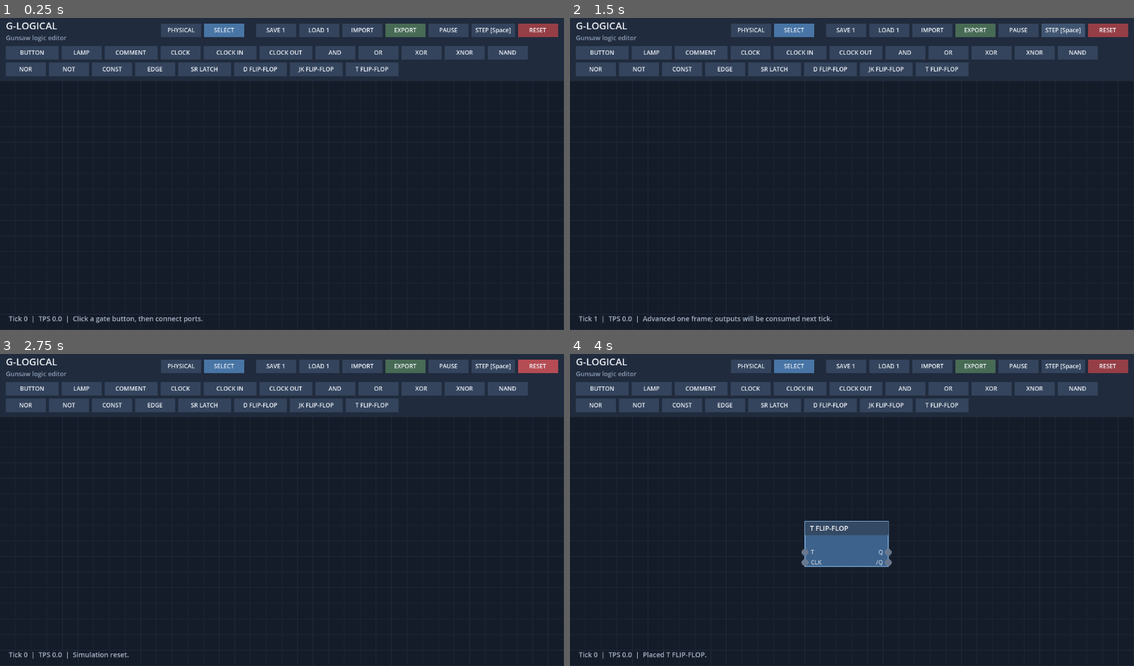
Above: before the commit, frames 1-4 (two rows, left to right).
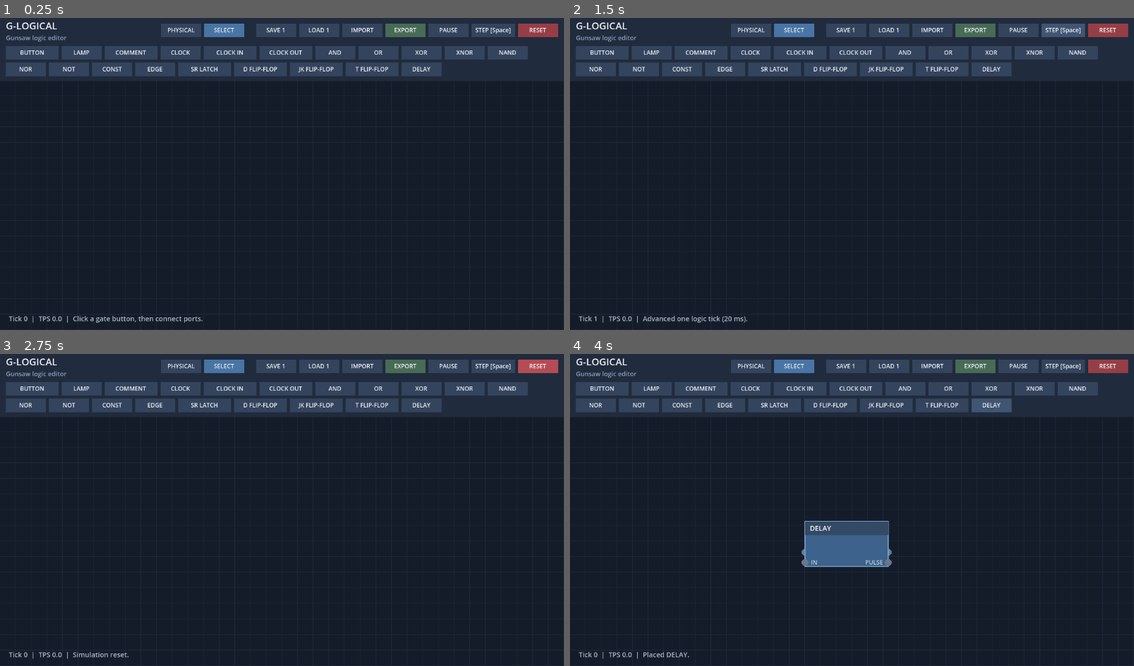
Above: after the commit, the same moments.

Repository: rushellxyz/g-logical
Game: Godot game, scene res://main.tscn
Two runs of this game, one before a commit and one after it. Both use one fixed random seed, a clock stepped at 60 frames per second and the inputs below.
Inputs (mouse positions are in pixels of both pictures, inside the frame that each line leads up to):
- Up to frame 1 (0.25 s): no input
- Up to frame 2 (1.5 s): click "EXPORT" at 0.5 s; click "STEP [Space]" at 1.25 s
- Up to frame 3 (2.75 s): click "RESET" at 2 s
- Up to frame 4 (4 s): click "T FLIP-FLOP" at 2.75 s; click (993, 403) at 3.5 s, where only the run after the commit has a clickable "DELAY"

The runs differ from the first frame. In frame 1, 0.3% of the frame differs, in the area x 71-79%, y 14-19%; in frame 2, 0.5%, in the area x 21-79%, y 14-98%; in frame 3, 0.3%; in frame 4, 0.5%.

Commit message:
Add delayed trigger support

Diff:
--- a/editor.gd
+++ b/editor.gd
@@ -1,6 +1,7 @@
 extends Node2D
 
 const GunsawLevelImporter = preload("res://gunsaw_level_importer.gd")
+const LogicSimulator = preload("res://logic_simulator.gd")
 
 const TOPBAR_HEIGHT := 72.0
 const GRID_SIZE := 32.0
@@ -27,7 +28,8 @@
 	{"id": "MP/Logic/SR", "name": "SR LATCH", "inputs": ["S", "R"], "outputs": ["Q", "/Q"]},
 	{"id": "MP/Logic/DFF", "name": "D FLIP-FLOP", "inputs": ["D", "CLK"], "outputs": ["Q", "/Q"]},
 	{"id": "MP/Logic/JK", "name": "JK FLIP-FLOP", "inputs": ["J", "K", "CLK"], "outputs": ["Q", "/Q"]},
-	{"id": "MP/Logic/TFF", "name": "T FLIP-FLOP", "inputs": ["T", "CLK"], "outputs": ["Q", "/Q"]}
+	{"id": "MP/Logic/TFF", "name": "T FLIP-FLOP", "inputs": ["T", "CLK"], "outputs": ["Q", "/Q"]},
+	{"id": "GUNSAW/DELAY", "name": "DELAY", "inputs": ["IN"], "outputs": ["PULSE"]}
 ]
 
 var gates: Array[Dictionary] = []
@@ -44,6 +46,7 @@
 var pending_output := {"gate": -1, "port": -1}
 var tick := 0
 var running := false
+var simulation_accumulator := 0.0
 var next_id := 1
 var canvas_offset := Vector2.ZERO
 var canvas_zoom := 1.0
@@ -107,8 +110,12 @@
 	update_ticks_per_second()
 	update_lamp_color_picker()
 	if running:
-		simulate_tick()
-		await get_tree().create_timer(0.18).timeout
+		simulation_accumulator += minf(_delta, 0.25)
+		while simulation_accumulator + 0.000000001 >= LogicSimulator.STEP_SECONDS:
+			simulation_accumulator = maxf(0.0, simulation_accumulator - LogicSimulator.STEP_SECONDS)
+			simulate_tick()
+	else:
+		simulation_accumulator = 0.0
 	queue_redraw()
 
 func _draw() -> void:
@@ -1077,82 +1084,16 @@
 	ticks_per_second = 0.0
 	tps_window_start_ms = Time.get_ticks_msec()
 	button_candidate = -1
-	for gate in gates:
-		gate["inputs"].fill(false)
-		gate["outputs"].fill(false)
-		gate["previous_inputs"].fill(false)
-		gate["pulse_pending"] = false
-		gate["memory"] = int(gate.get("gunsaw_data", {}).get("initialQ", 0)) != 0
-		if gate["type_id"] == "MP/IO/LAMP":
-			gate["state"] = true
+	simulation_accumulator = 0.0
+	LogicSimulator.reset(gates)
 	status_text = "Simulation reset."
 	queue_redraw()
 
 func simulate_tick() -> void:
-	# Compute all outputs from the inputs captured during the previous tick.
-	for gate in gates:
-		var inputs: Array = gate["inputs"]
-		var result := false
-		match gate["type_id"]:
-			"EDITOR/CLOCK_OUT": result = clock_bus_output_state()
-			"MP/IO/BUTTON": result = gate["pulse_pending"]
-			"MP/IO/LAMP":
-				if gate["inputs"][0] and not gate["previous_inputs"][0]:
-					gate["state"] = not gate["state"]
-			"MP/Logic/AND": result = inputs[0] and inputs[1]
-			"MP/Logic/OR": result = inputs[0] or inputs[1]
-			"MP/Logic/XOR": result = inputs[0] != inputs[1]
-			"MP/Logic/XNOR": result = inputs[0] == inputs[1]
-			"MP/Logic/NAND": result = not (inputs[0] and inputs[1])
-			"MP/Logic/NOR": result = not (inputs[0] or inputs[1])
-			"MP/Logic/NOT": result = not inputs[0]
-			"MP/Logic/CONST": result = int(gate.get("gunsaw_data", {}).get("value", 1)) != 0
-			"MP/Logic/CLOCK":
-				if gate.has("gunsaw_data"):
-					var data: Dictionary = gate["gunsaw_data"]
-					var half_period := maxf(0.02, float(data.get("period", 1.0)) * 0.5)
-					result = (int(data.get("initialHigh", 0)) != 0) != (floori((tick + 1) * 0.02 / half_period) % 2 != 0)
-				else:
-					result = tick % 2 == 0
-			"MP/Logic/EDGE":
-				var mode: int = int(gate.get("gunsaw_data", {}).get("mode", 2))
-				result = (mode != 1 and inputs[0] and not gate["previous_inputs"][0]) or (mode != 0 and not inputs[0] and gate["previous_inputs"][0])
-			"MP/Logic/SR": result = gate["memory"] if inputs[0] and inputs[1] else (true if inputs[0] else false if inputs[1] else gate["memory"])
-			"MP/Logic/DFF": result = inputs[0] if inputs[1] and not gate["previous_inputs"][1] else gate["memory"]
-			"MP/Logic/JK": result = (not gate["memory"]) if inputs[2] and not gate["previous_inputs"][2] and inputs[0] and inputs[1] else (true if inputs[2] and not gate["previous_inputs"][2] and inputs[0] else false if inputs[2] and not gate["previous_inputs"][2] and inputs[1] else gate["memory"])
-			"MP/Logic/TFF": result = (not gate["memory"]) if inputs[1] and not gate["previous_inputs"][1] and inputs[0] else gate["memory"]
-		if gate["type_id"] in ["MP/Logic/SR", "MP/Logic/DFF", "MP/Logic/JK", "MP/Logic/TFF"]:
-			gate["memory"] = result
-		for i in range(gate["outputs"].size()):
-			gate["outputs"][i] = result if i == 0 else not result
-		gate["pulse_pending"] = false
-		gate["previous_inputs"] = gate["inputs"].duplicate()
-	for gate in gates:
-		if gate["type_id"] == "EDITOR/CLOCK_OUT":
-			gate["outputs"][0] = clock_bus_output_state()
-	# Transfer outputs only after every component has evaluated.
-	var next_inputs: Array = []
-	for gate in gates:
-		next_inputs.append([])
-		for _input_value in gate["inputs"]:
-			next_inputs[-1].append(false)
-	var active_drivers: Dictionary = {}
-	for wire in get_expanded_wires(wires):
-		var source_is_on: bool = gates[wire["from_gate"]]["outputs"][wire["from_port"]]
-		if source_is_on:
-			var input_key := "%d:%d" % [wire["to_gate"], wire["to_port"]]
-			active_drivers[input_key] = int(active_drivers.get(input_key, 0)) + 1
-			if active_drivers[input_key] > 1:
-				running = false
-				status_text = "Simulation halted: multiple active wires drive the same input."
-				queue_redraw()
-				return
-		next_inputs[wire["to_gate"]][wire["to_port"]] = next_inputs[wire["to_gate"]][wire["to_port"]] or source_is_on
-	for i in range(gates.size()):
-		gates[i]["inputs"] = next_inputs[i]
+	LogicSimulator.step(gates, get_expanded_wires(wires))
 	tick += 1
 	ticks_in_tps_window += 1
-	status_text = "Advanced one frame; outputs will be consumed next tick."
+	status_text = "Advanced one logic tick (20 ms)."
 	queue_redraw()
 
 func update_ticks_per_second() -> void:
@@ -1266,6 +1207,7 @@
 			var tile_size: Vector2 = gate_size(gate)
 			gate["size"] = {"x": tile_size.x, "y": tile_size.y}
 		gate["pulse_pending"] = false
+	LogicSimulator.reset(saved_gates)
 	var document := {
 		"format": 1,
 		"tick": tick,
@@ -1354,6 +1296,7 @@
 			status_text = "Load failed: invalid wire data."
 			return
 		wires.append(loaded_wire)
+	LogicSimulator.reset(gates)
 	tick = int(parsed.get("tick", 0))
 	next_id = int(parsed.get("next_id", 1))
 	var saved_offset: Array = parsed["canvas_offset"]
@@ -1453,6 +1396,17 @@
 				"team": "#" + str(gate.get("lamp_color", "FFD23F")).trim_prefix("#"),
 				"size": {"x": 0.0, "y": 0.0},
 				"force": {"x": 1.0, "y": 0.0}
+			})
+			exported_count += 1
+			continue
+		if gate["type_id"] == "GUNSAW/DELAY":
+			parts.append({
+				"pos": {"x": gate["position"].x / 320.0, "y": -gate["position"].y / 320.0},
+				"rot": 0.0, "path": "Building/Triggers/DelayTrigger",
+				"id": input_activation_id(gate_index, 0, output_ids, export_wires),
+				"activId": output_ids[gate_index][0], "team": "",
+				"size": {"x": 0.0, "y": 0.0},
+				"force": {"x": float(gate.get("gunsaw_data", {}).get("delay", 0.0)), "y": 0.0}
 			})
 			exported_count += 1
 			continue
--- a/gunsaw_level_importer.gd
+++ b/gunsaw_level_importer.gd
@@ -139,6 +139,13 @@
 		"Building/Lamp", "Building/ColorLamp":
 			type_id = "MP/IO/LAMP"
 			input_ids = [part.get("id", 0)]
+		"Building/Triggers/DelayTrigger":
+			if not valid_vector(part.get("force")):
+				return {"error": "Invalid delay trigger duration."}
+			type_id = "GUNSAW/DELAY"
+			input_ids = [part.get("id", 0)]
+			output_ids = [part.get("activId", 0)]
+			data = {"delay": float(part["force"]["x"])}
 		"Building/WhiteTile":
 			if not valid_vector(part.get("size")) or float(part.get("rot", 0)) != 0.0:
 				return {}
@@ -246,6 +253,10 @@
 				part["team"] = generated["team"]
 		"EDITOR/WHITETILE":
 			part["size"] = generated["size"]
+		"GUNSAW/DELAY":
+			part["id"] = generated["id"]
+			part["activId"] = generated["activId"]
+			part["force"] = generated["force"]
 		_:
 			var payload: Dictionary = JSON.parse_string(part["team"])
 			var generated_payload: Dictionary = JSON.parse_string(generated["team"])
--- /dev/null
+++ b/logic_simulator.gd
@@ -0,0 +1,122 @@
+extends RefCounted
+
+const STEP_SECONDS := 0.02
+const MEMORY_TYPES := ["MP/Logic/SR", "MP/Logic/DFF", "MP/Logic/JK", "MP/Logic/TFF"]
+
+static func reset(gates: Array) -> void:
+	for gate in gates:
+		gate["inputs"].fill(false)
+		gate["outputs"].fill(false)
+		gate["previous_inputs"].fill(false)
+		gate["pulse_pending"] = false
+		gate["memory"] = int(gate.get("gunsaw_data", {}).get("initialQ", 0)) != 0
+		gate["state"] = true
+		for key in ["simulation_clock_elapsed", "simulation_clock_high", "simulation_delay_remaining", "simulation_button_used"]:
+			gate.erase(key)
+
+static func step(gates: Array, wires: Array) -> void:
+	var next_inputs: Array = []
+	var destinations := {}
+	for gate in gates:
+		var inputs: Array = []
+		inputs.resize(gate["inputs"].size())
+		inputs.fill(false)
+		next_inputs.append(inputs)
+	for wire in wires:
+		var key := "%d:%d" % [wire["from_gate"], wire["from_port"]]
+		if not destinations.has(key):
+			destinations[key] = []
+		destinations[key].append([wire["to_gate"], wire["to_port"]])
+	for gate in gates:
+		var inputs: Array = gate["inputs"]
+		var previous: Array = gate["previous_inputs"]
+		var data: Dictionary = gate.get("gunsaw_data", {})
+		var result := false
+		match gate["type_id"]:
+			"MP/IO/BUTTON":
+				result = gate["pulse_pending"] and not gate.get("simulation_button_used", false)
+				if result and int(gate.get("gunsaw_part", {}).get("activId", 0)) > 0:
+					gate["simulation_button_used"] = true
+			"MP/Logic/AND": result = inputs[0] and inputs[1]
+			"MP/Logic/OR": result = inputs[0] or inputs[1]
+			"MP/Logic/XOR": result = inputs[0] != inputs[1]
+			"MP/Logic/XNOR": result = inputs[0] == inputs[1]
+			"MP/Logic/NAND": result = not (inputs[0] and inputs[1])
+			"MP/Logic/NOR": result = not (inputs[0] or inputs[1])
+			"MP/Logic/NOT": result = not inputs[0]
+			"MP/Logic/CONST": result = int(data.get("value", 1)) != 0
+			"MP/Logic/CLOCK":
+				var elapsed := single(float(gate.get("simulation_clock_elapsed", 0.0)) + single(STEP_SECONDS))
+				var high: bool = gate.get("simulation_clock_high", int(data.get("initialHigh", 0)) != 0)
+				var half_period := maxf(single(STEP_SECONDS), single(float(data.get("period", 1.0)) * 0.5))
+				while elapsed >= half_period:
+					elapsed = single(elapsed - half_period)
+					high = not high
+				gate["simulation_clock_elapsed"] = elapsed
+				gate["simulation_clock_high"] = high
+				result = high
+			"MP/Logic/EDGE":
+				var mode := int(data.get("mode", 2))
+				result = (mode == 0 or mode == 2) and inputs[0] and not previous[0]
+				result = result or ((mode == 1 or mode == 2) and not inputs[0] and previous[0])
+			"MP/Logic/SR": result = gate["memory"] if inputs[0] == inputs[1] else inputs[0]
+			"MP/Logic/DFF": result = inputs[0] if inputs[1] and not previous[1] else gate["memory"]
+			"MP/Logic/JK":
+				result = gate["memory"]
+				if inputs[2] and not previous[2]:
+					if inputs[0] and inputs[1]:
+						result = not result
+					elif inputs[0] or inputs[1]:
+						result = inputs[0]
+			"MP/Logic/TFF": result = not gate["memory"] if inputs[1] and not previous[1] and inputs[0] else gate["memory"]
+		if gate["type_id"] in MEMORY_TYPES:
+			gate["memory"] = result
+		for port_index in range(gate["outputs"].size()):
+			gate["outputs"][port_index] = result if port_index == 0 else not result
+		gate["pulse_pending"] = false
+		gate["previous_inputs"] = inputs.duplicate()
+	var activated := {}
+	for gate_index in range(gates.size()):
+		var gate: Dictionary = gates[gate_index]
+		for port_index in range(gate["outputs"].size()):
+			if gate["outputs"][port_index]:
+				activate_destinations(gates, destinations.get("%d:%d" % [gate_index, port_index], []), next_inputs, activated)
+	for gate_index in range(gates.size()):
+		var gate: Dictionary = gates[gate_index]
+		if gate["type_id"] != "GUNSAW/DELAY" or not gate.has("simulation_delay_remaining"):
+			continue
+		var remaining := single(float(gate["simulation_delay_remaining"]) - single(STEP_SECONDS))
+		if remaining < 0:
+			gate.erase("simulation_delay_remaining")
+			gate["outputs"][0] = true
+			activate_destinations(gates, destinations.get("%d:0" % gate_index, []), next_inputs, {})
+		else:
+			gate["simulation_delay_remaining"] = remaining
+	for gate_index in range(gates.size()):
+		gates[gate_index]["inputs"] = next_inputs[gate_index]
+		if gates[gate_index]["type_id"] == "EDITOR/CLOCK_OUT":
+			gates[gate_index]["outputs"][0] = false
+			for gate in gates:
+				if gate["type_id"] == "EDITOR/CLOCK_IN" and gate["inputs"][0]:
+					gates[gate_index]["outputs"][0] = true
+
+static func activate_destinations(gates: Array, destinations: Array, next_inputs: Array, activated: Dictionary) -> void:
+	for destination in destinations:
+		var gate_index: int = destination[0]
+		var port_index: int = destination[1]
+		var key := "%d:%d" % [gate_index, port_index]
+		next_inputs[gate_index][port_index] = true
+		if activated.has(key):
+			continue
+		activated[key] = true
+		var gate: Dictionary = gates[gate_index]
+		match gate["type_id"]:
+			"MP/IO/LAMP":
+				var ids: Array = gate.get("gunsaw_input_ids", [])
+				if ids.is_empty() or int(ids[0]) > 0:
+					gate["state"] = not gate["state"]
+			"GUNSAW/DELAY":
+				gate["simulation_delay_remaining"] = single(float(gate.get("gunsaw_data", {}).get("delay", 0.0)))
+
+static func single(value: float) -> float:
+	return PackedFloat32Array([value])[0]
Not shown, added: logic_simulator.gd.uid
